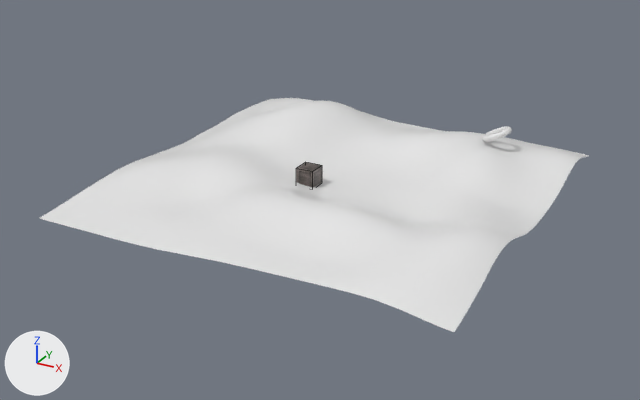
Before and after pictures for a commit that changed the OBJ model models/map2.obj.
Camera for both pictures: a 50 mm camera at (8.63, -16.46, 7.77) aimed at (-0.09, -0.61, -0.16). Every picture has the same lights, and +X, +Y and +Z are marked at lower left. Mesh edges are drawn as thin lines on the coarser meshes. Objects named as collision shapes, trigger or cutter boxes, shadow casters or lower levels of detail are left out. Where no turn or scale is listed for an object, it has been applied to the vertices.

The first picture shows 'Plane', 'crate_Cube_Cube.001'.
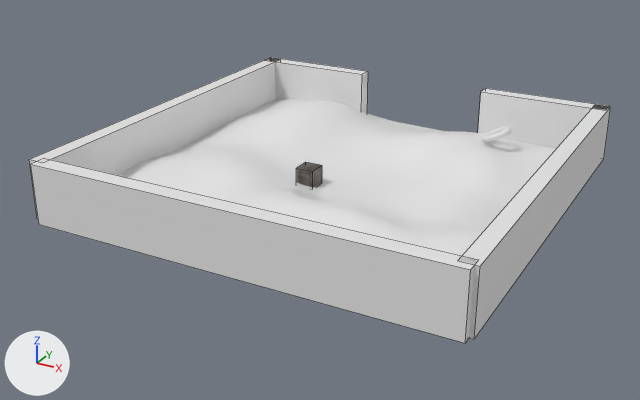
What differs and where, as boxes [x1, y1, x2, y2] in the pictures (640 x 400 px):
'wall.001_Cube.004', added: after [31, 158, 478, 343]
'wall_Cube', added: after [459, 105, 611, 339]
'wall.003_Cube.007', added: after [29, 59, 280, 219]
'wall.004_Cube.009', added: after [478, 88, 609, 148]
'wall.002_Cube.005', added: after [266, 57, 368, 113]

Patch to the scene script:
```diff
--- a/models/map2.obj.py
+++ b/models/map2.obj.py
@@ mat_material_002 @@
+mat_material_002 = principled_material('Material.002')
+mat_material_002.base_color = (0.8, 0.8, 0.8)  # white #e7e7e7
+mat_material_002.roughness = 0.526
@@ mat_material_011 @@
+mat_material_011 = principled_material('Material.011')
+mat_material_011.base_color = (0.8, 0.8, 0.8)  # white #e7e7e7
+mat_material_011.roughness = 0.526
@@ mat_material_009 @@
+mat_material_009 = principled_material('Material.009')
+mat_material_009.base_color = (0.8, 0.8, 0.8)  # white #e7e7e7
+mat_material_009.roughness = 0.526
@@ mat_material_006 @@
+mat_material_006 = principled_material('Material.006')
+mat_material_006.base_color = (0.8, 0.8, 0.8)  # white #e7e7e7
+mat_material_006.roughness = 0.526
@@ mat_material_005 @@
+mat_material_005 = principled_material('Material.005')
+mat_material_005.base_color = (0.8, 0.8, 0.8)  # white #e7e7e7
+mat_material_005.roughness = 0.526
@@ me_wall_cube @@
+me_wall_cube.from_pydata(...)  # a box spanning x 4.56..4.94, y -4.61..4.61, z 0.0..1.32
+me_wall_cube.materials.append(mat_material_002)  # its picture is missing
@@ me_wall_004_cube_009 @@
+me_wall_004_cube_009.from_pydata([(1.81, 4.66, 0.0), (1.81, 4.66, 1.32), (4.88, 4.67, 0.0), (4.88, 4.67, 1.32), (1.81, 4.29, 0.0), (1.81, 4.29, 1.32), (4.88, 4.29, 0.0), (4.88, 4.29, 1.32)], [], [(0, 1, 3, 2), (2, 3, 7, 6), (6, 7, 5, 4), (4, 5, 1, 0), (2, 6, 4, 0), (7, 3, 1, 5)])
+me_wall_004_cube_009.materials.append(mat_material_011)  # its picture is missing
@@ me_wall_003_cube_007 @@
+me_wall_003_cube_007.from_pydata(...)  # a box spanning x -4.59..-4.22, y -4.61..4.61, z 0.0..1.32
+me_wall_003_cube_007.materials.append(mat_material_009)  # its picture is missing
@@ me_wall_002_cube_005 @@
+me_wall_002_cube_005.from_pydata([(-4.57, 4.66, 0.0), (-4.57, 4.66, 1.32), (-1.5, 4.67, 0.0), (-1.5, 4.67, 1.32), (-4.57, 4.29, 0.0), (-4.57, 4.29, 1.32), (-1.5, 4.29, 0.0), (-1.5, 4.29, 1.32)], [], [(0, 1, 3, 2), (2, 3, 7, 6), (6, 7, 5, 4), (4, 5, 1, 0), (2, 6, 4, 0), (7, 3, 1, 5)])
+me_wall_002_cube_005.materials.append(mat_material_006)  # its picture is missing
@@ me_wall_001_cube_004 @@
+me_wall_001_cube_004.from_pydata([(-4.37, -4.41, 0.0), (-4.37, -4.41, 1.32), (4.84, -4.41, 0.0), (4.84, -4.41, 1.32), (-4.37, -4.79, 0.0), (-4.37, -4.79, 1.32), (4.84, -4.78, 0.0), (4.84, -4.78, 1.32)], [], [(0, 1, 3, 2), (2, 3, 7, 6), (6, 7, 5, 4), (4, 5, 1, 0), (2, 6, 4, 0), (7, 3, 1, 5)])
+me_wall_001_cube_004.materials.append(mat_material_005)  # its picture is missing
@@ ob_wall_cube @@
+ob_wall_cube = bpy.data.objects.new('wall_Cube', me_wall_cube)
+ob_wall_cube.location = (0.0, 0.0, 0.0)
@@ ob_wall_004_cube_009 @@
+ob_wall_004_cube_009 = bpy.data.objects.new('wall.004_Cube.009', me_wall_004_cube_009)
+ob_wall_004_cube_009.location = (0.0, 0.0, 0.0)
@@ ob_wall_003_cube_007 @@
+ob_wall_003_cube_007 = bpy.data.objects.new('wall.003_Cube.007', me_wall_003_cube_007)
+ob_wall_003_cube_007.location = (0.0, 0.0, 0.0)
@@ ob_wall_002_cube_005 @@
+ob_wall_002_cube_005 = bpy.data.objects.new('wall.002_Cube.005', me_wall_002_cube_005)
+ob_wall_002_cube_005.location = (0.0, 0.0, 0.0)
@@ ob_wall_001_cube_004 @@
+ob_wall_001_cube_004 = bpy.data.objects.new('wall.001_Cube.004', me_wall_001_cube_004)
+ob_wall_001_cube_004.location = (0.0, 0.0, 0.0)
```
